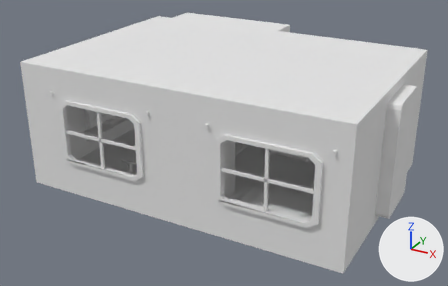
An edit to the glTF model src/assets/bedroom_base.glb, drawn before and after from the same camera.
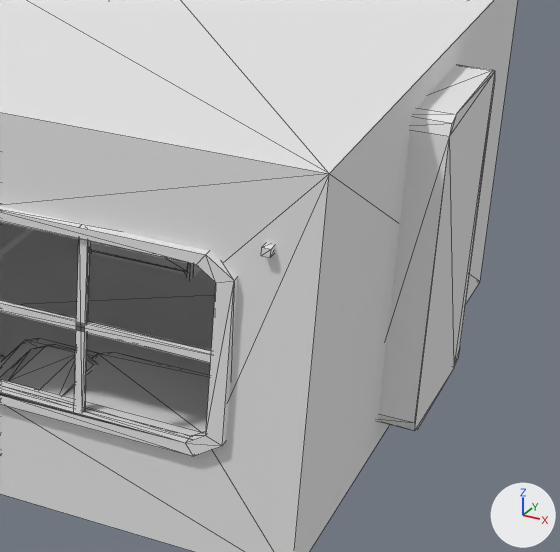
Each version appears first whole from a camera (50 mm lens) standing at (8.75, -10.19, 5.74) and looking at (3.17, -0.04, 0.66), and next in a close-up on the part from 53% to 99% of the width and 21% to 92% of the height. Lighting does not change. The marker at lower right points along +X, +Y and +Z. The close-ups show mesh edges as thin lines. Where no turn or scale is listed for an object, it has been applied to the vertices. Vertices at the same position are counted once.

Names of what the first close-up shows: 'Cube', 'Cube.001', 'blanket', 'drawer box', 'house base', 'mirror square base', 'pillow', 'window 1 base.001'.
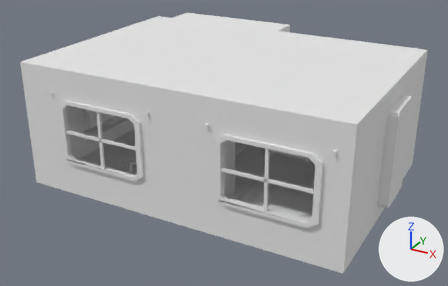
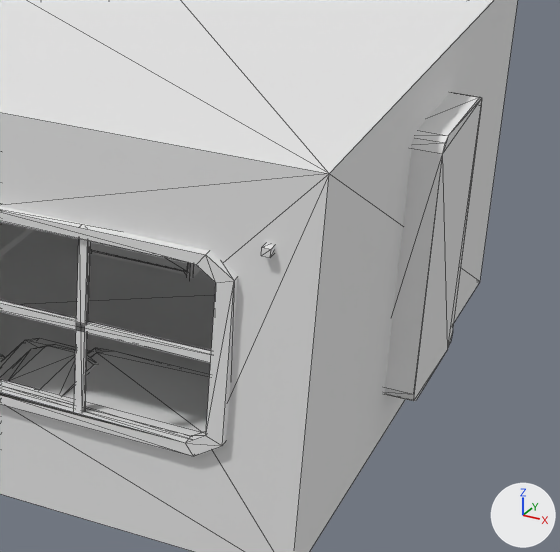
Boxes [x1, y1, x2, y2] around the edits, measured in the close-ups (560 x 552 px):
'mirror square base', mesh rescaled, moved (16% narrower, 16% shorter): before [379, 64, 495, 431]; after [385, 92, 482, 401]

What the commit changed:
me_plane_004 has 32 vertices, 56 faces and spans x -0.08..0.25, y -0.58..0.58, z -1.08..1.08.
me_plane_004 is used by ob_mirror_square_base; location (6.482, -0.03, 1.231).
me_plane_004 part 1: the whole mesh is scaled about the mesh origin by 0.846.
Object 'mirror square base' (ob_mirror_square_base) moves from (6.482, -0.03, 1.231) to (6.475, -0.03, 1.231).
